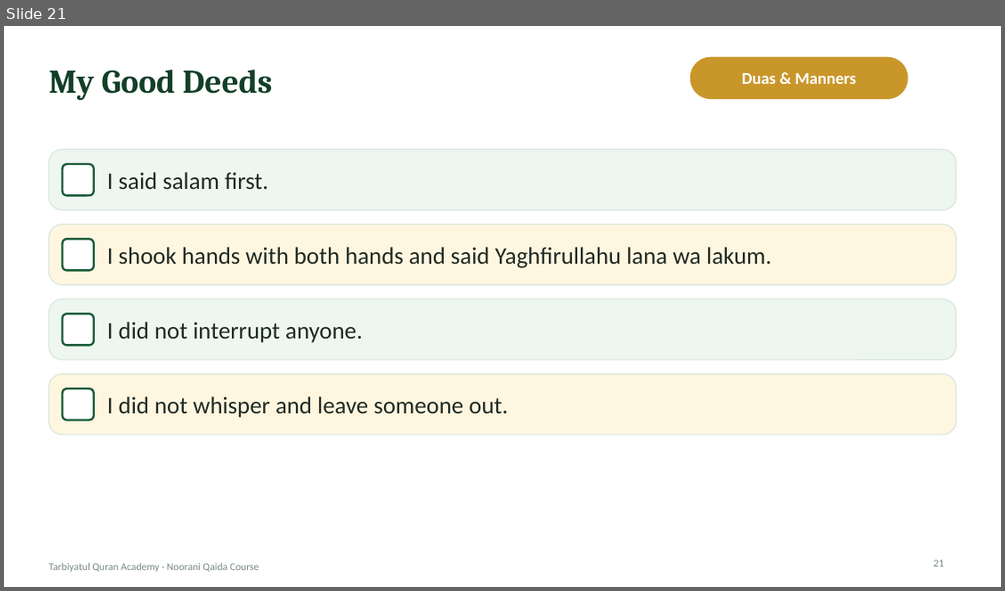
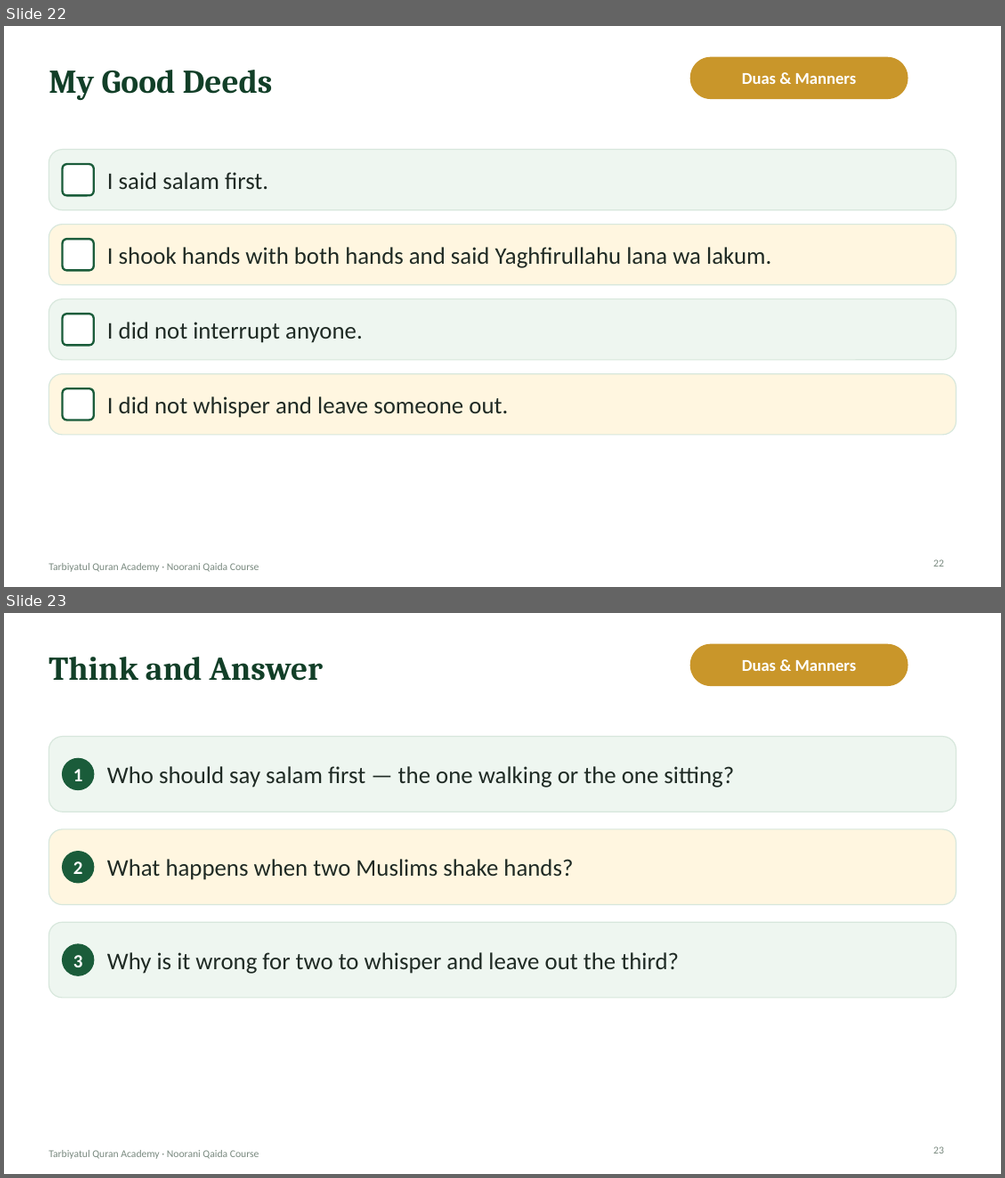
Before and after one commit to ibnhosain/TQA-Management-System, a slide deck: backend/core/deck_seed/noorani-qaida-lecture-21.pptx. Shown one above the other, each under a label of ours: slide 21 before the commit, slides 22 and 23 after it. The pictures are 1005x591 and 1005x1178 pixels, drawn with LibreOffice and Linux fonts; fonts in the diff are those of the drawing; background and template pictures are left out. Boxes give left, top, right and bottom in pixels: in the first picture for what was removed or moved away, otherwise in the second. Text is boxed around its words. In the diff, an @@ line names an element or a change of style, - is before the commit and + after.

```diff
--- a/backend/core/deck_seed/noorani-qaida-lecture-21.pptx
+++ b/backend/core/deck_seed/noorani-qaida-lecture-21.pptx
@@ slide 23 added at box(4, 613, 1001, 1174), background #FFFFFF; not listed: 1 template element that a slide beside it also shows @@
@@ title added at box(48, 657, 324, 681), 32 pt, text #123F28, bold @@
+Think and Answer
@@ rounded rectangle added at box(690, 644, 907, 686), fill #C9962A, outline #C9962A 1 pt @@
@@ text added at box(742, 660, 857, 671), 16 pt, text #FFFFFF, bold @@
+Duas & Manners
@@ rounded rectangle added at box(48, 737, 956, 811), fill #EEF6F0, outline #D7E7DC 1 pt @@
@@ ellipse added at box(63, 758, 94, 789), fill #1A5C3A, outline #1A5C3A 1 pt @@
@@ text added at box(73, 769, 83, 781), 18 pt, text #FFFFFF, bold @@
+1
@@ text added at box(107, 766, 734, 787), 23 pt, text #1F2A24 @@
+Who should say salam first — the one walking or the one sitting?
@@ rounded rectangle added at box(48, 829, 956, 905), fill #FFF6E0, outline #D7E7DC 1 pt @@
@@ ellipse added at box(63, 852, 94, 883), fill #1A5C3A, outline #1A5C3A 1 pt @@
@@ text added at box(73, 861, 83, 874), 18 pt, text #FFFFFF, bold @@
+2
@@ text added at box(107, 859, 573, 880), 23 pt, text #1F2A24 @@
+What happens when two Muslims shake hands?
@@ rounded rectangle added at box(48, 922, 956, 997), fill #EEF6F0, outline #D7E7DC 1 pt @@
@@ ellipse added at box(63, 944, 94, 976), fill #1A5C3A, outline #1A5C3A 1 pt @@
@@ text added at box(73, 955, 83, 967), 18 pt, text #FFFFFF, bold @@
+3
@@ text added at box(107, 952, 679, 973), 23 pt, text #1F2A24 @@
+Why is it wrong for two to whisper and leave out the third?
@@ page number added at box(933, 1146, 944, 1153), 10 pt, text #7A8A80 @@
+23
@@ what was slide 21 is now slide 22 @@
```
Also in this commit, not shown: 4 slides changed, 1 other slide added, 43 other files.
